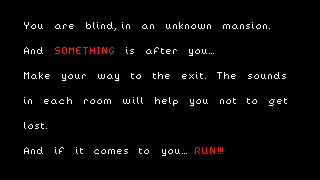
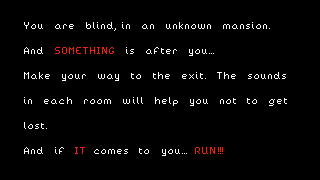
Layer changes from the first (320, 180) image to the second:
painted on "Calque #1" over 75, 147, 85, 154
